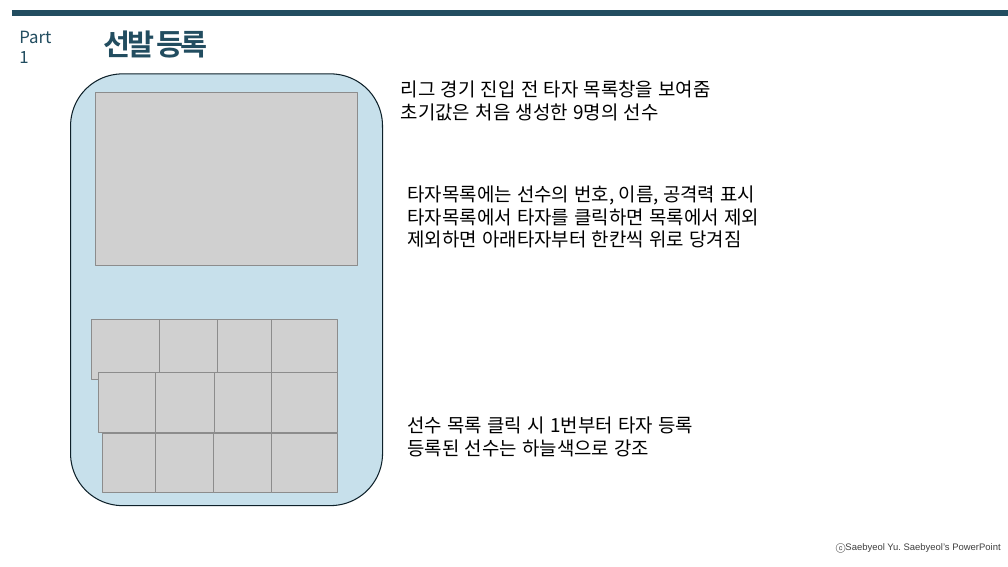
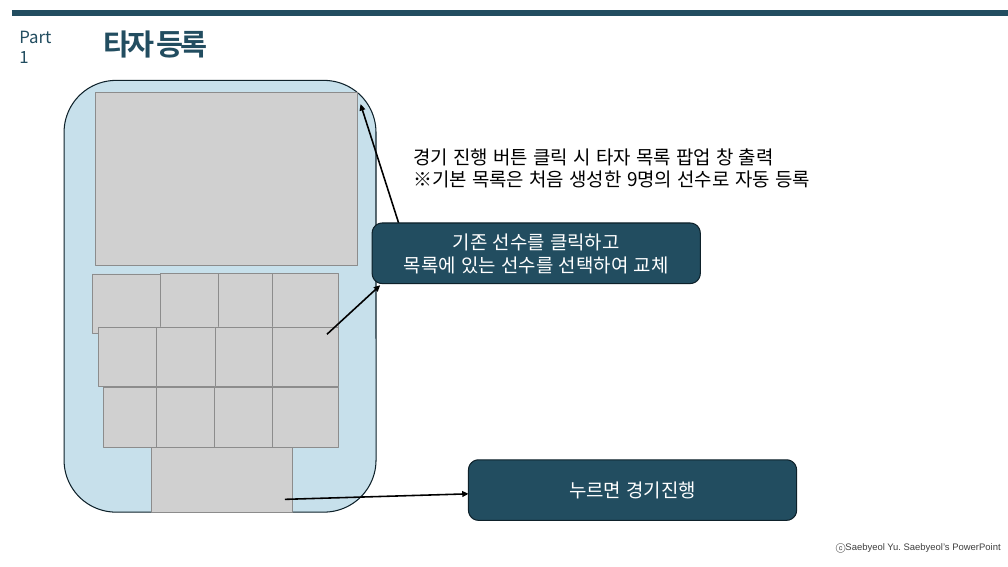
Before and after one commit to Yuhan2024GameDev2-2/GameEngine, a slide deck: slide 19 of YB기획서/프로젝트YB프로토타입_개발기획서.pptx (slide 15 before the commit). Drawn at 1008x567 pixels with LibreOffice and Linux fonts; fonts in the diff are those of the drawing; grey boxes stand for pictures. Boxes give left, top, right and bottom in pixels: in the first picture for what was removed or moved away, otherwise in the second. Text is boxed around its words. In the diff, an @@ line names an element or a change of style, - is before the commit and + after.

Commit message:
프로젝트YB기획서_선수등록_수정
선수등록 팝업창 부연 설명, 돈이 부족할 경우 텍스트 추가, 일정진행 설명 추가

```diff
--- a/YB기획서/프로젝트YB프로토타입_개발기획서.pptx
+++ b/YB기획서/프로젝트YB프로토타입_개발기획서.pptx
@@ text at (x1=104, y1=30, x2=208, y2=58): text changed @@
-선발 등록
+타자 등록
@@ rounded rectangle moved from (x1=70, y1=74, x2=383, y2=506) to (x1=64, y1=80, x2=377, y2=512) @@
@@ arrow added from (402, 232) to (361, 104), #000000 1.5 pt @@
@@ text at (x1=413, y1=148, x2=810, y2=188): text changed @@
-리그 경기 진입 전 타자 목록창을 보여줌
-초기값은 처음 생성한 9명의 선수
+경기 진행 버튼 클릭 시 타자 목록 팝업 창 출력
+※기본 목록은 처음 생성한 9명의 선수로 자동 등록
@@ text removed at (x1=407, y1=185, x2=759, y2=248) @@
-타자목록에는 선수의 번호, 이름, 공격력 표시
-타자목록에서 타자를 클릭하면 목록에서 제외
-제외하면 아래타자부터 한칸씩 위로 당겨짐
@@ rounded rectangle added at (x1=372, y1=223, x2=700, y2=284), fill #224D60, outline #0F222A 1 pt, 18 pt, text #FFFFFF @@
+기존 선수를 클릭하고
+목록에 있는 선수를 선택하여 교체
@@ arrow added from (327, 334) to (380, 285), #000000 1.5 pt @@
@@ 12 pictures moved together from (x1=91, y1=320, x2=338, y2=493) to (x1=92, y1=274, x2=339, y2=447) @@
@@ text removed at (x1=407, y1=416, x2=693, y2=457) @@
-선수 목록 클릭 시 1번부터 타자 등록
-등록된 선수는 하늘색으로 강조
@@ picture added at (x1=151, y1=448, x2=293, y2=512) @@
@@ rounded rectangle added at (x1=469, y1=460, x2=797, y2=520), fill #224D60, outline #0F222A 1 pt, 18 pt, text #FFFFFF @@
+누르면 경기진행
@@ arrow added from (285, 500) to (469, 494), #000000 1.5 pt @@
```
Also in this commit, not shown: 10 other slides changed, 9 slides added.
